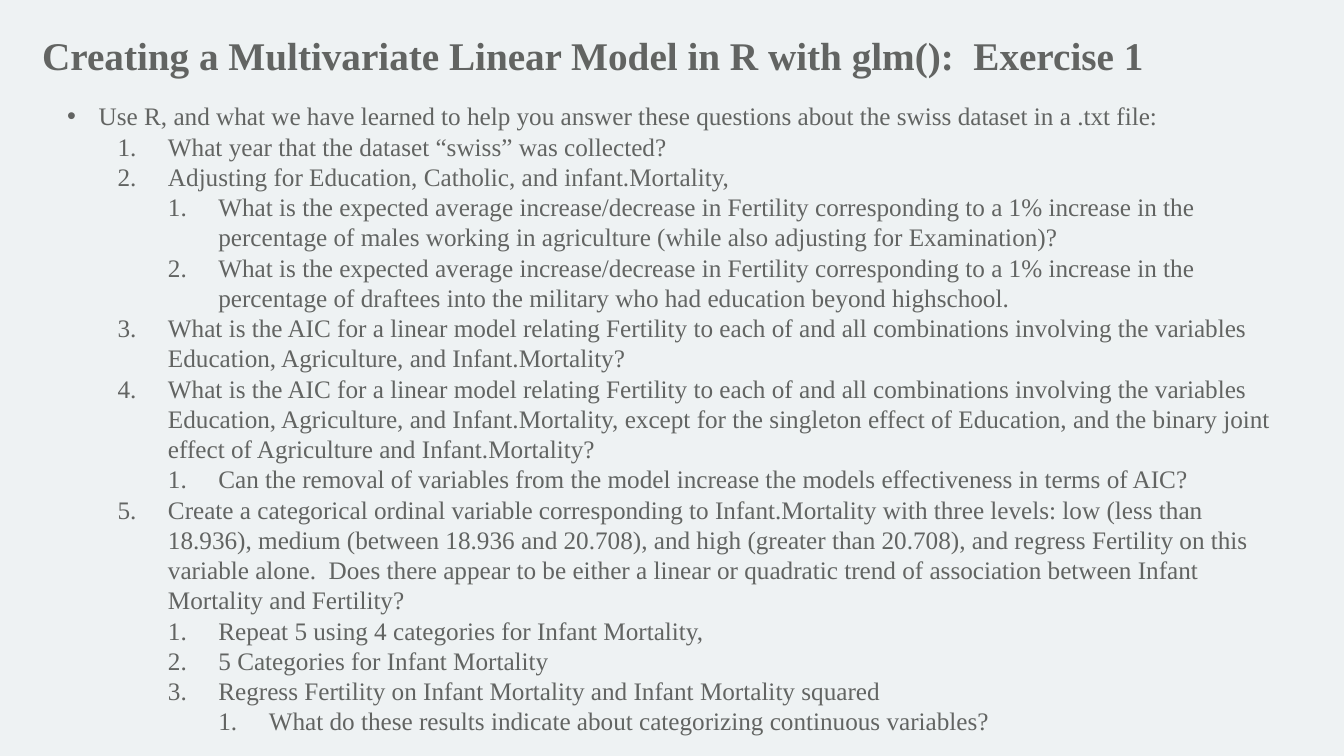
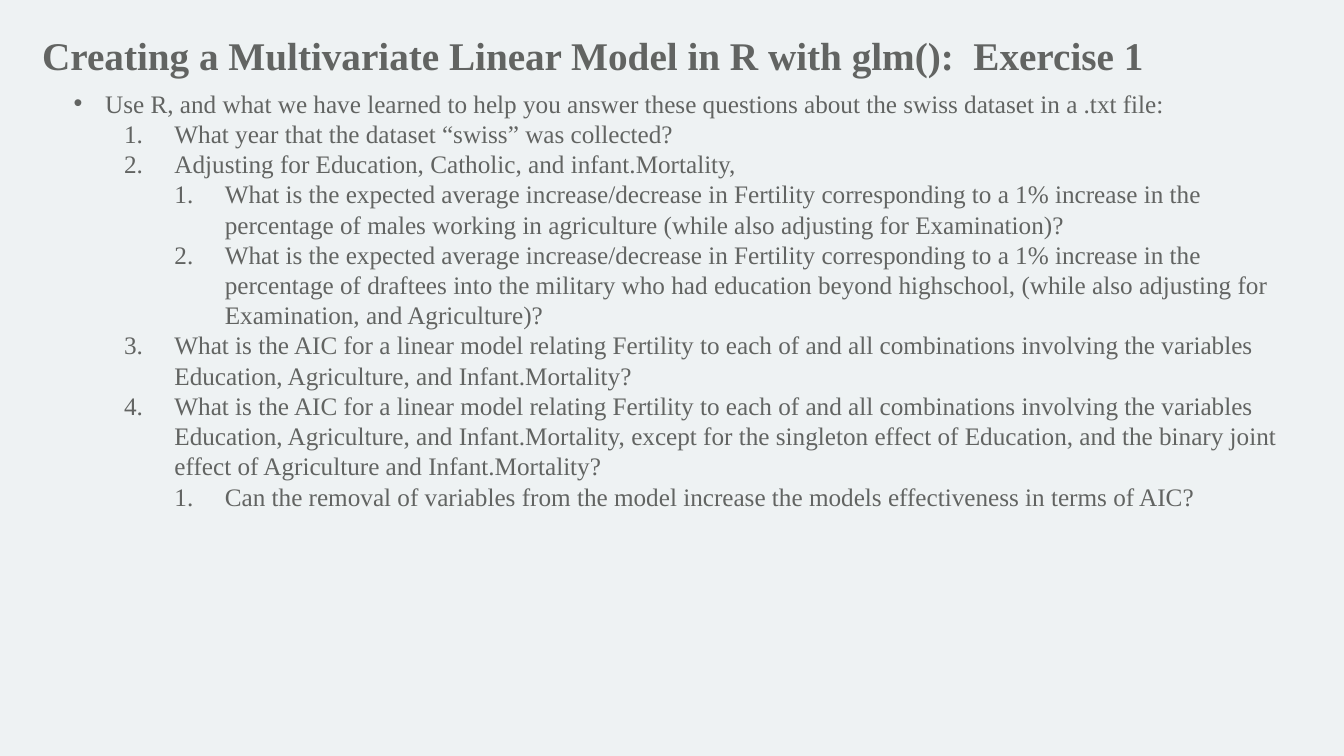
Before and after one commit to mathornton01/2022_UTSW_Lyda_Hill_Department_Beginning_R_Nanocourse, a slide deck: slide 37 of Slides/IntroductionToRForBeginners_DayII_MT.pptx (slide 36 before the commit). Drawn at 1344x756 pixels with LibreOffice and Linux fonts; fonts in the diff are those of the drawing; background and template pictures are left out. Boxes give left, top, right and bottom in pixels: in the first picture for what was removed or moved away, otherwise in the second. Text is boxed around its words. In the diff, an @@ line names an element or a change of style, - is before the commit and + after.

Commit message:
added final slides for beginning R Nanocourse - on modeling, and code

```diff
--- a/Slides/IntroductionToRForBeginners_DayII_MT.pptx
+++ b/Slides/IntroductionToRForBeginners_DayII_MT.pptx
@@ text "Use R, and what we ...": place and size @@
-text "Use R, and what we ..." at [99, 107, 1269, 736]
+text "Use R, and what we ..." at [105, 95, 1276, 507]
@@ text at [225, 246, 1267, 330]: text changed @@
-    2. What is the expected average increase/decrease in Fertility corresponding to a 1% increase in the percentage of draftees into the military who had education beyond highschool.
+    2. What is the expected average increase/decrease in Fertility corresponding to a 1% increase in the percentage of draftees into the military who had education beyond highschool, (while also adjusting for Examination, and Agriculture)?
@@ text at [168, 501, 1247, 736]: paragraphs removed @@
-  5. Create a categorical ordinal variable corresponding to Infant.Mortality with three levels: low (less than 18.936), medium (between 18.936 and 20.708), and high (greater than 20.708), and regress Fertility on this variable alone. Does there appear to be either a linear or quadratic trend of association between Infant Mortality and Fertility?
-    1. Repeat 5 using 4 categories for Infant Mortality,
-    2. 5 Categories for Infant Mortality
-    3. Regress Fertility on Infant Mortality and Infant Mortality squared
-      1. What do these results indicate about categorizing continuous variables?
```
Also in this commit, not shown: 4 other slides changed, 29 slides added, 14 other files.
